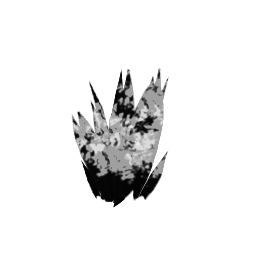
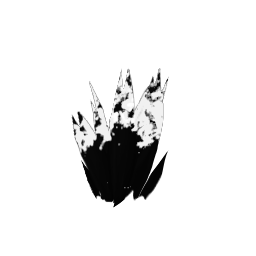
Layers edited between the first and the second 256px x 256px image:
renamed "Background" to "Background #1", painted on it over [71, 68, 168, 190]
